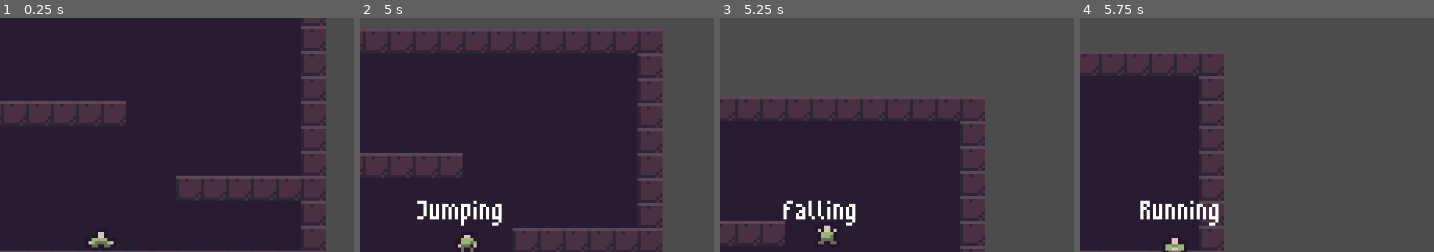
Above: before the commit, frames 1-4 (left to right).
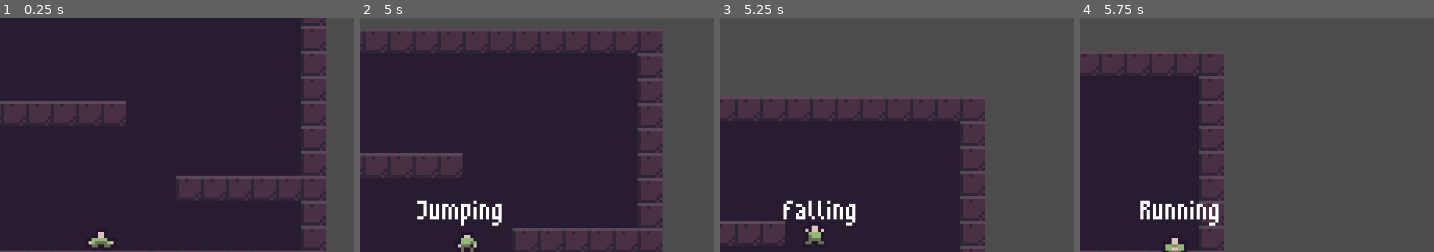
Above: after the commit, the same moments.

Repository: AGPritchard/state-machine
Game: Godot game, scene res://src/world/world.tscn
Two runs of this game, one before a commit and one after it. Both use one fixed random seed, a clock stepped at 60 frames per second and the inputs below. The project has no main scene, so this scene is started directly.
Inputs:
- Up to frame 1 (0.25 s): no input
- Up to frame 2 (5 s): tap Enter at 0.5 s; hold D (move_right) 0.53-2.03 s; tap Space (jump) at 0.6, 0.77, 1.07, 1.35, 1.52, 1.82, 2.1, 2.85, 3.02, 3.32, 3.6, 3.77, 4.07, 4.35, 4.52, 4.82 s; hold A (move_left) 2.03-2.78 s; hold D (move_right) 2.78-4.28 s; hold A (move_left) from 4.28 s (still down)
- Up to frame 3 (5.25 s): release A (move_left) at 5.03 s; hold D (move_right) from 5.03 s (still down); tap Space (jump) at 5.1 s
- Up to frame 4 (5.75 s): keep holding D (move_right)
The pictures show only the part of the screen within x 42-92%, y 4-54%; the shares and areas given below are measured in that part.

Frames 1-2 are identical in both runs. In frame 3, 0.5% of the frame differs, in the area x 24-34%, y 88-97%; in frame 4, nothing differs.

Commit message:
Refactor sprite flipping to be state independent

Diff:
--- a/src/player/player.gd
+++ b/src/player/player.gd
@@ -25,11 +25,11 @@
 
 	match state:
 		STATES.IDLE:
-			# switch to run state if move_input is detected
+			# switch to 'run' state if movement is detected
 			if move_input.length() > 0:
 				_switch_state(STATES.RUN)
 
-			# switch to jump state if jump button is pressed
+			# switch to 'jump' state if jump button is pressed
 			if Input.is_action_just_pressed("jump"):
 				_switch_state(STATES.JUMP)
 				height_before_jump = global_position.y
@@ -39,11 +39,11 @@
 			$AnimatedSprite.play("idle")
 
 		STATES.RUN:
-			# switch to idle state if move_input is not detected
+			# switch to 'idle' state if movement is not detected
 			if move_input.length() <= 0:
 				_switch_state(STATES.IDLE)
 
-			# switch to jump state if jump button is pressed
+			# switch to 'jump' state if jump button is pressed
 			if Input.is_action_just_pressed("jump"):
 				_switch_state(STATES.JUMP)
 				height_before_jump = global_position.y
@@ -52,21 +52,15 @@
 
 			velocity = move_input.normalized() * speed
 
-			# flip sprite depending on direction
-			if horizontal_input < 0:
-				$AnimatedSprite.flip_h = true
-			else:
-				$AnimatedSprite.flip_h = false
-
 			$AnimatedSprite.play("run")
 
 		STATES.JUMP:
-			# switch to idle state if maximum jump height is reached or a collision with a ceiling occurs
+			# switch to 'idle' state if maximum jump height is reached or a collision with a ceiling occurs
 			if global_position.y <= (height_before_jump - maximum_jump_height) or is_on_ceiling():
 				_switch_state(STATES.FALL)
 				gravity = old_gravity
 
-			# switch to hold state if on a wall
+			# switch to 'hold' state if on a wall
 			if is_on_wall():
 				_switch_state(STATES.HOLD)
 				gravity = 0
@@ -77,18 +71,24 @@
 			$AnimatedSprite.play("jump")
 
 		STATES.FALL:
-			# switch to idle state if on the floor
+			# switch to 'idle' state if on the floor
 			if is_on_floor():
 				_switch_state(STATES.IDLE)
 
 			velocity = move_input.normalized() * speed
 
 		STATES.HOLD:
-			# switch to a jump state if the jump button was pressed
+			# switch to 'jump' state if the jump button is pressed
 			if Input.is_action_just_pressed("jump"):
 				_switch_state(STATES.JUMP)
 				height_before_jump = global_position.y
 				gravity = -old_gravity
+
+	# flip sprite depending on direction
+	if horizontal_input < 0:
+		$AnimatedSprite.flip_h = true
+	else:
+		$AnimatedSprite.flip_h = false
 
 	velocity += Vector2.DOWN * gravity
 	velocity = move_and_slide(velocity, Vector2.UP)
@@ -108,7 +108,7 @@
 			$StateLabel.text = "Holding"
 
 func _on_HoldTimer_timeout() -> void:
-	# on timeout if the state is still hold then switch to the fall state
+	# on timeout if the state is still 'hold' then switch to the 'fall' state
 	if state == STATES.HOLD:
 		_switch_state(STATES.FALL)
 		gravity = old_gravity
